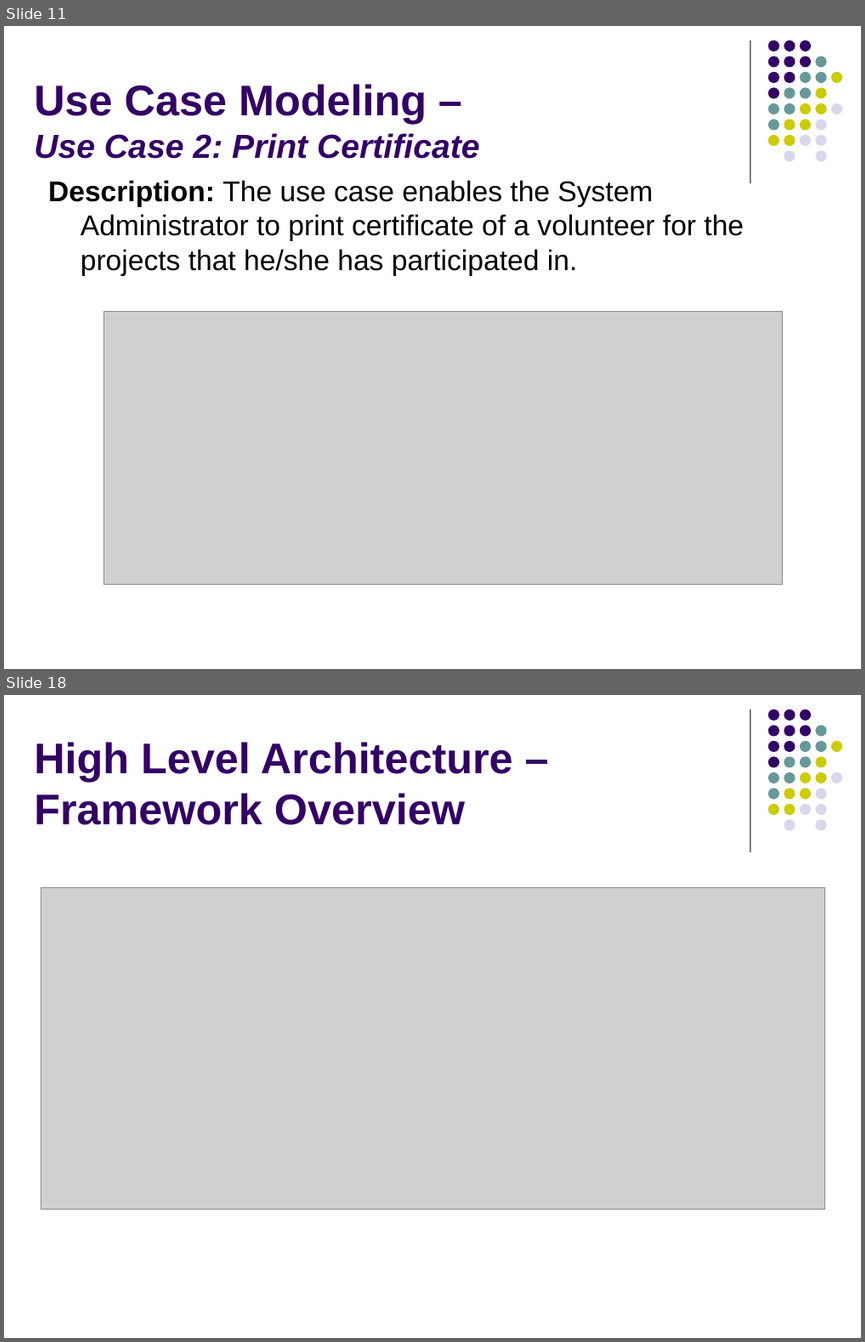
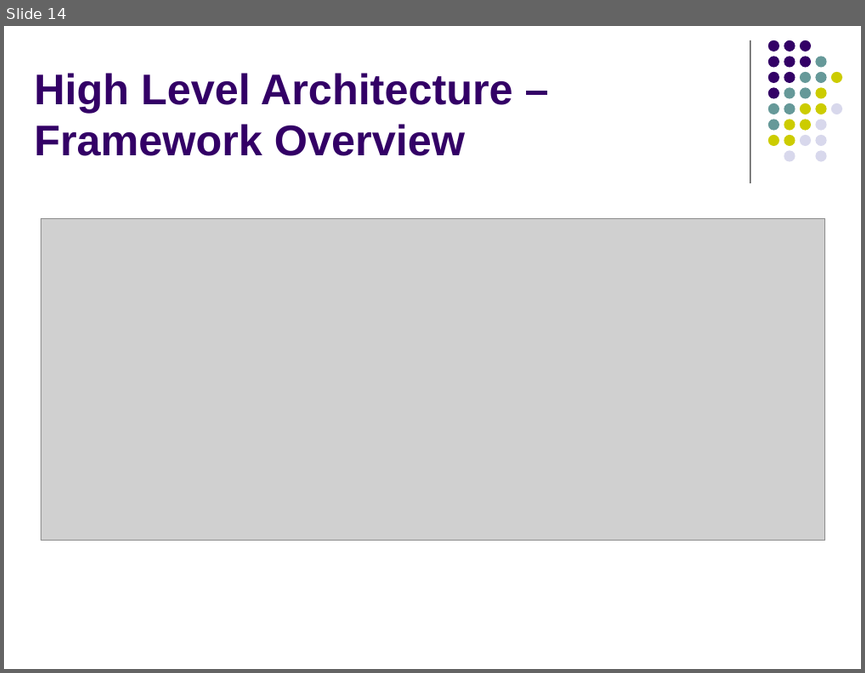
Before and after one commit to imireasa/mtech-se18-t08s, a slide deck: docs/W-9 Working Document/W-9.3 Presentation Slides/Phase 2/vms_presentation_2_v0.1.pptx. Shown one above the other, each under a label of ours: slides 11 and 18 before the commit, slide 14 after it; the slides between them are not shown. The pictures are 865x1342 and 865x673 pixels, drawn with LibreOffice and Linux fonts; fonts in the diff are those of the drawing; grey boxes stand for pictures. Boxes give left, top, right and bottom in pixels: in the first picture for what was removed or moved away, otherwise in the second. Text is boxed around its words. In the diff, an @@ line names an element or a change of style, - is before the commit and + after.

```diff
--- a/docs/W-9 Working Document/W-9.3 Presentation Slides/Phase 2/vms_presentation_2_v0.1.pptx
+++ b/docs/W-9 Working Document/W-9.3 Presentation Slides/Phase 2/vms_presentation_2_v0.1.pptx
@@ slide 11 removed at <box>4,26,861,669</box>, background #FFFFFF; not listed: 32 template elements that a slide beside it also shows @@
@@ title removed at <box>34,84,479,159</box> @@
-Use Case Modeling –
-Use Case 2: Print Certificate
@@ text removed at <box>48,180,744,276</box> @@
-Description: The use case enables the System Administrator to print certificate of a volunteer for the projects that he/she has participated in.
@@ picture removed at <box>104,312,783,584</box> @@
@@ what was slide 18 is now slide 14 @@
```
Also in this commit, not shown: 11 slides changed, 1 slide added, 4 other slides removed.
